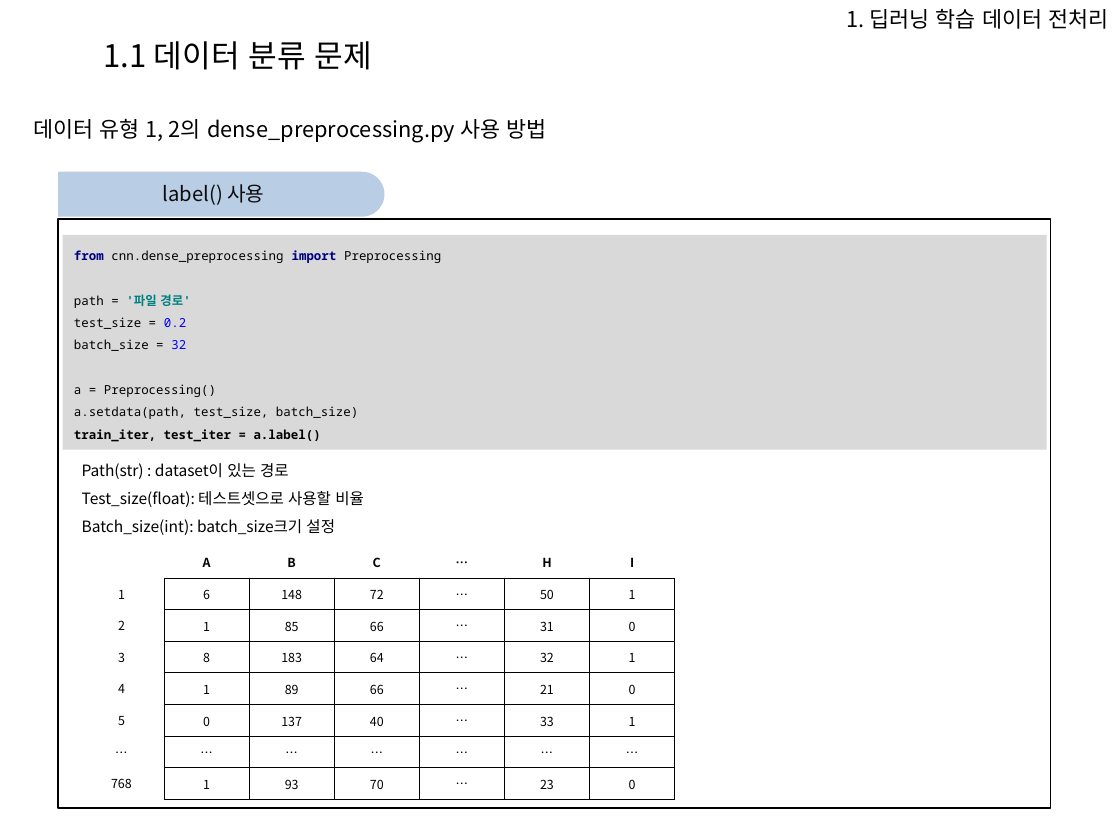
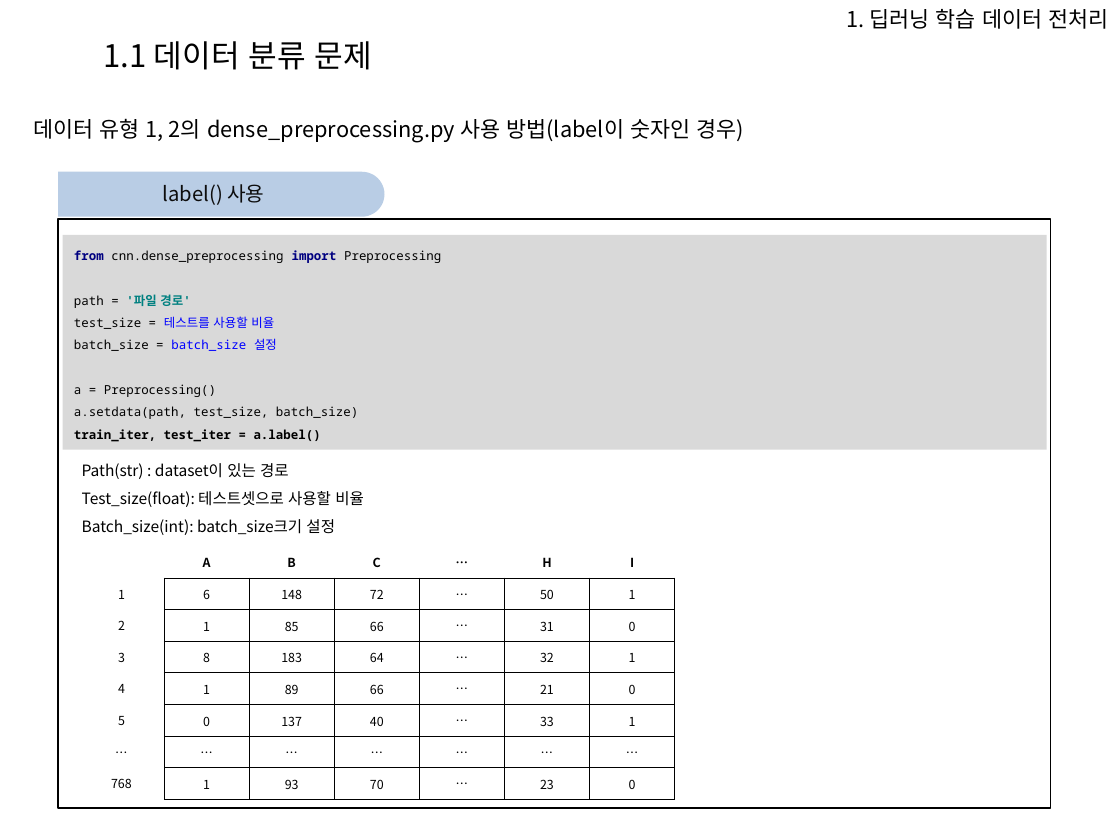
Before and after one commit to Heechul90/Preprocessing, a slide deck: slide 5 of 파이썬 전처리 코드 모듈화 설명.pptx. Drawn at 1120x840 pixels with LibreOffice and Linux fonts; fonts in the diff are those of the drawing; background and template pictures are left out. Boxes give left, top, right and bottom in pixels: in the first picture for what was removed or moved away, otherwise in the second. Text is boxed around its words. In the diff, an @@ line names an element or a change of style, - is before the commit and + after.

Commit message:
preprocessing

```diff
--- a/파이썬 전처리 코드 모듈화 설명.pptx
+++ b/파이썬 전처리 코드 모듈화 설명.pptx
@@ text at [33,118,745,143]: text changed @@
-데이터 유형 1, 2의 dense_preprocessing.py 사용 방법
+데이터 유형 1, 2의 dense_preprocessing.py 사용 방법(label이 숫자인 경우)
@@ text in rectangle at [74,250,441,351]: text changed @@
-from cnn.dense_preprocessing import Preprocessing
-path = '파일 경로'
-test_size = 0.2
-batch_size = 32
+from cnn.dense_preprocessing import Preprocessing
+path = '파일 경로'
+test_size = 테스트를 사용할 비율
+batch_size = batch_size 설정
```
Also in this commit, not shown: 6 other slides changed, 4 slides added, 12 other files.
